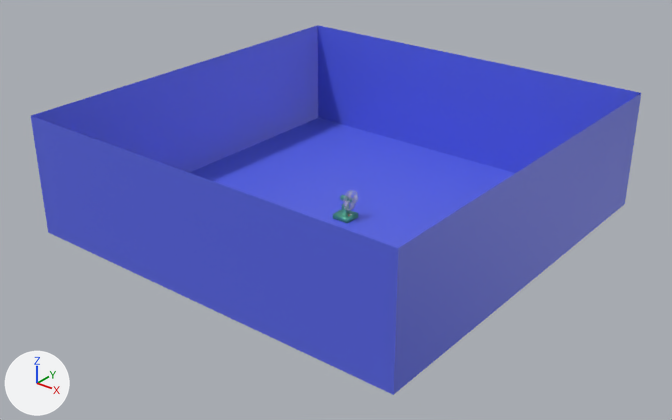
Two versions of the glTF model public/models/fan.glb, one commit apart.
The view is the same before and after, from a 50 mm camera at (65.0, -83.1, 52.1) aimed at (0.7, -2.7, 2.3). Arrows for +X, +Y and +Z are at lower left; the lights stay in place. Where no turn or scale is listed for an object, it has been applied to the vertices. Vertices at the same position are counted once.

Before the edit, the objects in view are built like this:
```python
ob_cylinder = bpy.data.objects.new('Cylinder', me_cylinder)
ob_cylinder.location = (0.0, 0.0, 0.0)
ob_cylinder_001 = bpy.data.objects.new('Cylinder.001', me_cylinder_001)
ob_cylinder_001.location = (0.0, 0.0, 0.0)
ob_cylinder_002 = bpy.data.objects.new('Cylinder.002', me_cylinder_002)
ob_cylinder_002.location = (0.0, 0.0, 0.0)
ob_cylinder_005 = bpy.data.objects.new('Cylinder.005', me_cylinder_005)
ob_cylinder_005.location = (0.0, 0.0, 2.7)
ob_cylinder_006 = bpy.data.objects.new('Cylinder.006', me_cylinder_006)
ob_cylinder_006.location = (0.9, 0.0, 2.6)
ob_plane = bpy.data.objects.new('Plane', me_plane)
ob_plane.location = (0.9, 0.0, 3.4)
ob_plane_001 = bpy.data.objects.new('Plane.001', me_plane_001)
ob_plane_001.location = (0.9, 0.0, 3.4)
ob_plane_002 = bpy.data.objects.new('Plane.002', me_plane_002)
ob_plane_002.location = (0.9, 0.0, 3.4)
ob_plane_004 = bpy.data.objects.new('Plane.004', me_plane_004)
ob_plane_004.location = (0.0, 0.0, 0.0)
```
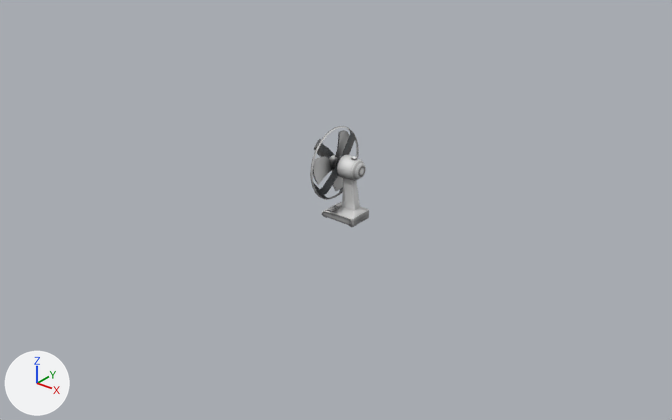
Commit message: Table with spinning fan in the correct place

Where the change shows, as pixel boxes (x1, y1, x2, y2) in the pictures (672 x 420 px):
'Plane.004', deleted (blue)
    before: (31, 25, 641, 395)
'Cube', reshaped (85% wider, 150% taller)
    before: (333, 204, 358, 223)
    after: (322, 178, 369, 227)
'Cube.001', added
    after: (310, 126, 359, 200)
'Plane.361', added
    after: (313, 130, 349, 191)
'Cube.002', added
    after: (336, 154, 366, 181)
'Sphere', deleted
    before: (343, 190, 358, 211)
'Cylinder.005', deleted
    before: (340, 195, 349, 201)
'Plane', deleted
    before: (348, 191, 353, 199)
'Plane.001', deleted
    before: (352, 195, 358, 201)
'Plane.002', deleted
    before: (350, 202, 354, 210)

Diff of the bpy script that builds the scene:
```diff
--- a/public/models/fan.glb.py
+++ b/public/models/fan.glb.py
@@ img_grid_nor @@
+img_grid_nor = load_image('grid_Nor', '_unpacked/grid_Nor', 512, 512, 'Non-Color')
@@ img_ref_1_grid_col @@
+img_ref_1_grid_col = load_image('REF 1-grid_Col', '_unpacked/REF_1-grid_Col', 546, 551, 'sRGB')
@@ mat_gitter_ventilator @@
+mat_gitter_ventilator = bpy.data.materials.new('Gitter_Ventilator')
+# uses the picture img_grid_nor
+# uses the picture img_ref_1_grid_col
@@ me_cube @@
 # used by ob_cube; location = (0.0, 0.0, 0.0)
-me_cube.from_pydata(...)  # 50 vertices, 96 faces; spans x -1.15..1.18, y -1.13..1.13, z 0.01..1.89
+me_cube.from_pydata(...)  # 2113 vertices, 4048 faces; spans x -2.53..2.55, y -1.82..1.77, z 0.0..6.06
+# me_cube part 1: 50 vertices removed from x -1.15..1.18, y -1.13..1.13, z 0.01..1.89; 2113 vertices added at x -2.53..2.55, y -1.82..1.77, z 0.0..6.06
 me_cube.materials.append(mat_material)
@@ me_mesh_003 @@
+me_mesh_003.from_pydata(...)  # 1476 vertices, 2864 faces; spans x -2.48..-0.38, y -4.2..3.24, z 2.9..10.99
+me_mesh_003.materials.append(mat_material)  # green #54a890
@@ me_mesh_001 @@
+me_mesh_001.from_pydata(...)  # 382 vertices, 736 faces; spans x -0.54..2.51, y -1.45..1.47, z 5.58..8.61
+me_mesh_001.materials.append(mat_material)  # green #54a890
@@ me_mesh_002 @@
+me_mesh_002.from_pydata(...)  # 833 vertices, 1504 faces; spans x -3.02..-0.45, y -4.68..4.72, z 2.34..11.74
+# faces by material slot: [256, 1248]
+me_mesh_002.materials.append(mat_material)  # green #54a890
+me_mesh_002.materials.append(mat_gitter_ventilator)
@@ ob_cylinder @@
-ob_cylinder = bpy.data.objects.new('Cylinder', me_cylinder)
-ob_cylinder.location = (0.0, 0.0, 0.0)
@@ ob_cylinder_001 @@
-ob_cylinder_001 = bpy.data.objects.new('Cylinder.001', me_cylinder_001)
-ob_cylinder_001.location = (0.0, 0.0, 0.0)
@@ ob_cylinder_002 @@
-ob_cylinder_002 = bpy.data.objects.new('Cylinder.002', me_cylinder_002)
-ob_cylinder_002.location = (0.0, 0.0, 0.0)
@@ ob_cylinder_005 @@
-ob_cylinder_005 = bpy.data.objects.new('Cylinder.005', me_cylinder_005)
-ob_cylinder_005.location = (0.0, 0.0, 2.7)
@@ ob_cylinder_006 @@
-ob_cylinder_006 = bpy.data.objects.new('Cylinder.006', me_cylinder_006)
-ob_cylinder_006.location = (0.9, 0.0, 2.6)
@@ ob_plane @@
-ob_plane = bpy.data.objects.new('Plane', me_plane)
-ob_plane.location = (0.9, 0.0, 3.4)
@@ ob_plane_001 @@
-ob_plane_001 = bpy.data.objects.new('Plane.001', me_plane_001)
-ob_plane_001.location = (0.9, 0.0, 3.4)
@@ ob_plane_002 @@
-ob_plane_002 = bpy.data.objects.new('Plane.002', me_plane_002)
-ob_plane_002.location = (0.9, 0.0, 3.4)
@@ ob_plane_003 @@
-ob_plane_003 = bpy.data.objects.new('Plane.003', me_plane_003)
-ob_plane_003.location = (0.8, 0.0, 3.4)
@@ ob_cylinder_007 @@
-ob_cylinder_007 = bpy.data.objects.new('Cylinder.007', me_cylinder_007)
-ob_cylinder_007.location = (0.0, 0.0, -0.1)
@@ ob_sphere @@
-ob_sphere = bpy.data.objects.new('Sphere', me_sphere)
-ob_sphere.location = (0.0, 0.0, -0.1)
@@ ob_plane_004 @@
-ob_plane_004 = bpy.data.objects.new('Plane.004', me_plane_004)
-ob_plane_004.location = (0.0, 0.0, 0.0)
@@ ob_plane_361 @@
+ob_plane_361 = bpy.data.objects.new('Plane.361', me_mesh_003)
+ob_plane_361.location = (0.0, 0.0, 0.0)
@@ ob_cube_002 @@
+ob_cube_002 = bpy.data.objects.new('Cube.002', me_mesh_001)
+ob_cube_002.location = (0.0, 0.0, 0.0)
@@ ob_cube_001 @@
+ob_cube_001 = bpy.data.objects.new('Cube.001', me_mesh_002)
+ob_cube_001.location = (0.0, 0.0, 0.0)
```
